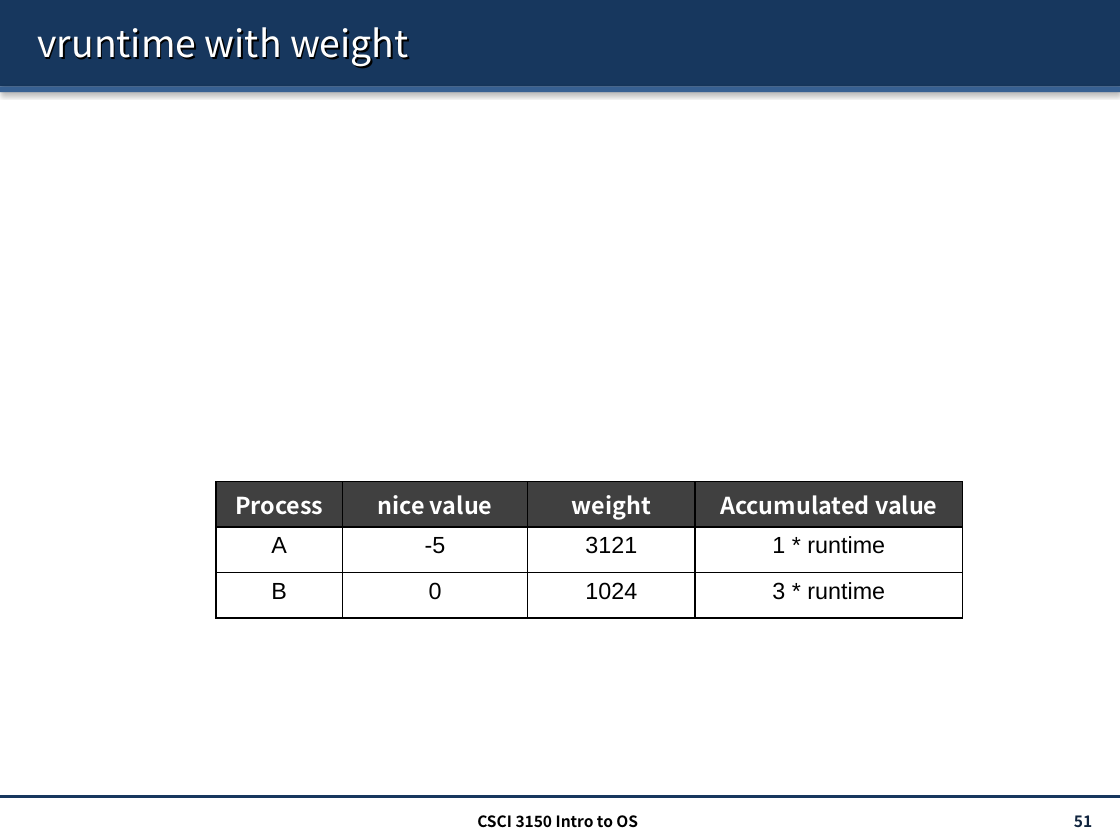
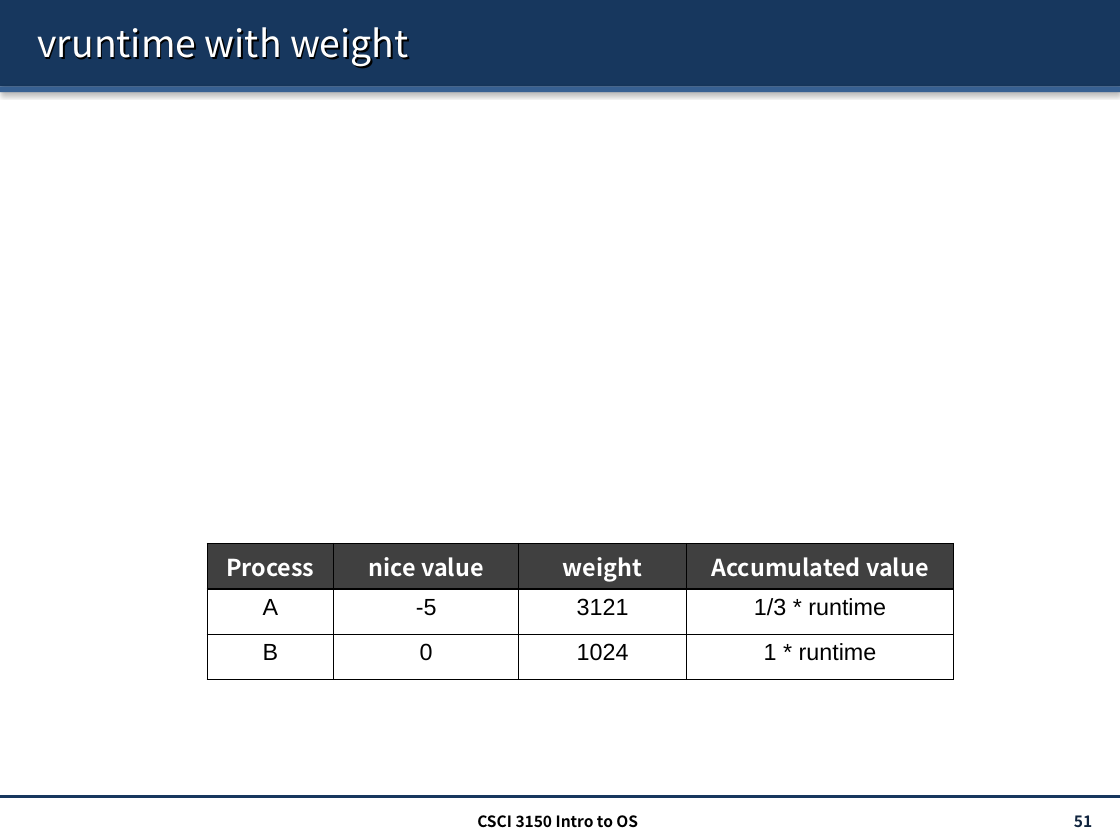
Before and after one commit to henryhxu/CSCI3150, a slide deck: slide 51 of lecture/lec9_sched.pptx. Drawn at 1120x840 pixels with LibreOffice and Linux fonts; fonts in the diff are those of the drawing; grey boxes stand for pictures. Boxes give left, top, right and bottom in pixels: in the first picture for what was removed or moved away, otherwise in the second. Text is boxed around its words. In the diff, an @@ line names an element or a change of style, - is before the commit and + after.

```diff
--- a/lecture/lec9_sched.pptx
+++ b/lecture/lec9_sched.pptx
@@ table at [207,543,954,680] @@
-row 2, column 4: 1 * runtime
+row 2, column 4: 1/3 * runtime
-row 3, column 4: 3 * runtime
+row 3, column 4: 1 * runtime
@@ table: place and size @@
-table at [216,482,963,618]
+table at [207,543,954,680]
```
Also in this commit, not shown: 18 other slides changed, 1 other file.
